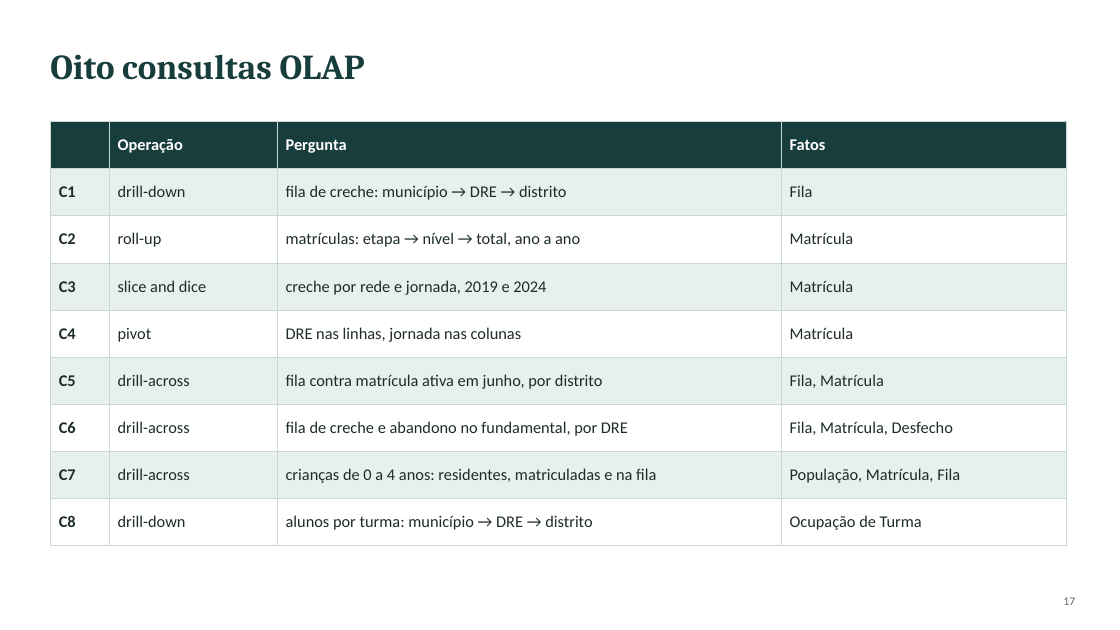
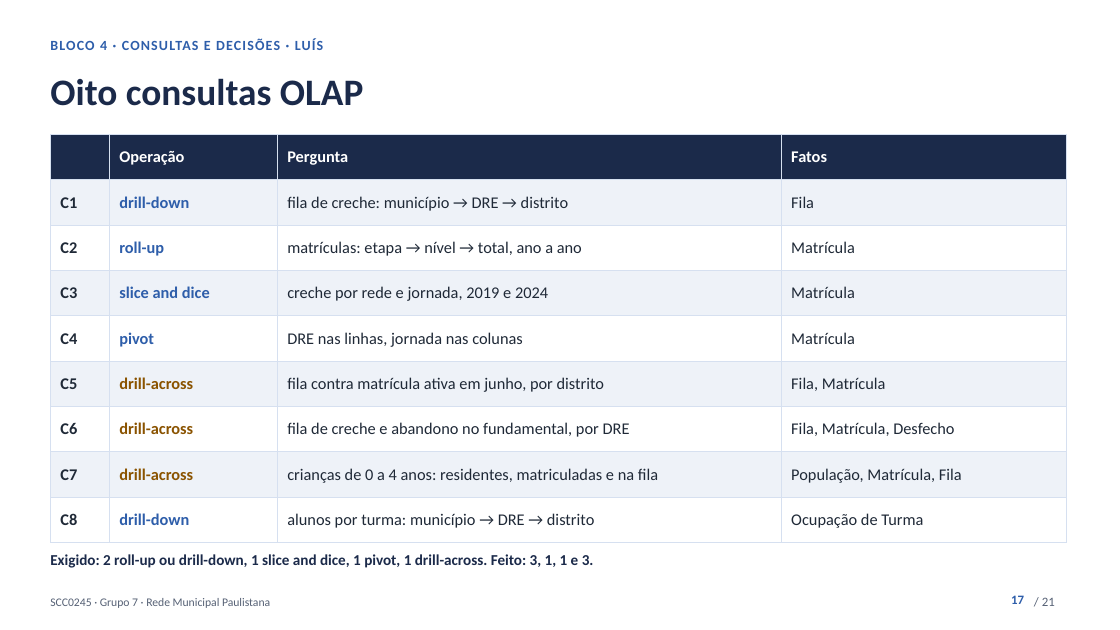
Before and after one commit to kevennlaranjeira/OLAP2026, a slide deck: slide 17 of docs/apresentacao/apresentacao-projeto1.pptx. Drawn at 1120x630 pixels with LibreOffice and Linux fonts; fonts in the diff are those of the drawing. Boxes give left, top, right and bottom in pixels: in the first picture for what was removed or moved away, otherwise in the second. Text is boxed around its words. In the diff, an @@ line names an element or a change of style, - is before the commit and + after.

Commit message:
docs(apresentacao): novo visual, número de página e animações (#4)
Slides com paleta única no tema, etiqueta de bloco e de quem apresenta, número de página, transição de esmaecimento e entrada em sequência dos cartões. Teste novo confere número de página, transição e animação.

```diff
--- a/docs/apresentacao/apresentacao-projeto1.pptx
+++ b/docs/apresentacao/apresentacao-projeto1.pptx
@@ text "Oito consultas OLAP": place and size @@
-text "Oito consultas OLAP" at box(50, 54, 365, 80)
+text "Oito consultas OLAP" at box(50, 78, 364, 106)
@@ text "Oito consultas OLAP" at box(50, 78, 364, 106): size 30 to 32 pt, font Cambria to Calibri, text colour #183D3D to #1B2A4A @@
@@ text added at box(50, 38, 323, 50), 12 pt, text #2E5EAA, bold @@
+BLOCO 4 · CONSULTAS E DECISÕES · LUÍS
@@ table at box(50, 134, 1067, 532) @@
@@ fill #183D3D to #1B2A4A in row 1 @@
@@ fill #E7F0ED to #EEF2F8 in 16 cells @@
@@ text colour #1E2B2B to #1F2937 in "C1", "fila de creche: município → DRE → ...", "Fila", "C2" and 20 more places @@
@@ text colour #1E2B2B to #2E5EAA in "drill-down", "roll-up", "slice and dice", "pivot" and 1 more places @@
@@ bold on in "drill-down", "roll-up", "slice and dice", "pivot" and 4 more places @@
@@ text colour #1E2B2B to #8A5300 in "drill-across", "drill-across", "drill-across" @@
@@ borders changed @@
@@ table: place and size @@
-table at box(50, 122, 1067, 534)
+table at box(50, 134, 1067, 532)
@@ text added at box(50, 554, 594, 568), 13 pt, text #1B2A4A, bold @@
+Exigido: 2 roll-up ou drill-down, 1 slice and dice, 1 pivot, 1 drill-across. Feito: 3, 1, 1 e 3.
@@ text added at box(50, 598, 270, 608), 10 pt, text #566175 @@
+SCC0245 · Grupo 7 · Rede Municipal Paulistana
@@ page number: place and size @@
-page number at box(1063, 597, 1075, 605)
+page number at box(1011, 595, 1024, 604)
@@ page number at box(1011, 595, 1024, 604): size 10 to 11 pt, text colour #56676A to #2E5EAA, bold on; vertical alignment middle to top @@
@@ text added at box(1042, 597, 1055, 606), 11 pt, text #566175 @@
+/ 21
```
Also in this commit, not shown: 20 other slides changed, 4 other files.
